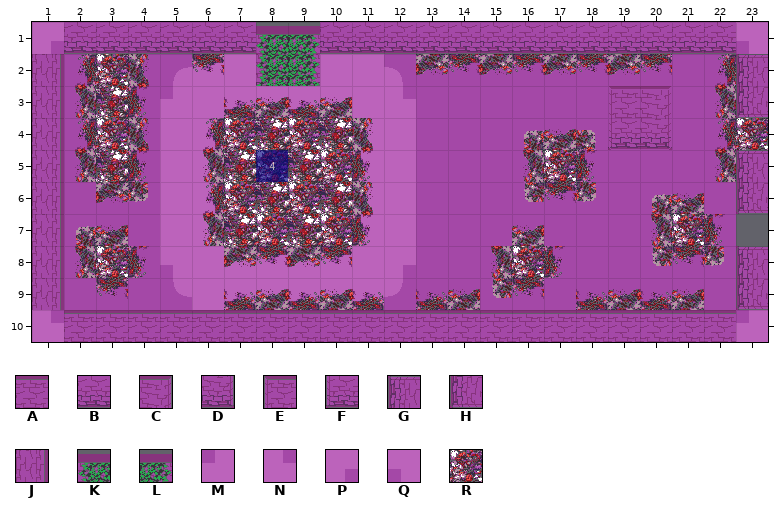
Two states of a Tiled map, bgs/maps/garbage_01.tmx. The picture above is the old version.
Cells are 32x32 px. Shown: x 1..23, y 1..10.
Key: from "garbage-cave01": A 1, B 2, C 3, D 4, E 5, F 6, G 7, H 9, J 12, K 13, L 15, M 21, N 22, P 23, Q 24, R 26.
_ is an empty cell.
Layers that did not change in this view are not listed.
Layer "colliders" before, first column x 1:
 1 PBBBBBBKLBBBBBBBBBBBBBQ
 2 J_____________________G
 3 J_________________EC__H
 4 J_________________FD__R
 5 J_____________________G
 6 J_____________________H
 7 J______________________
 8 J_____________________G
 9 J_____________________H
10 NAAAAAAAAAAAAAAAAAAAAAM
Once edited:
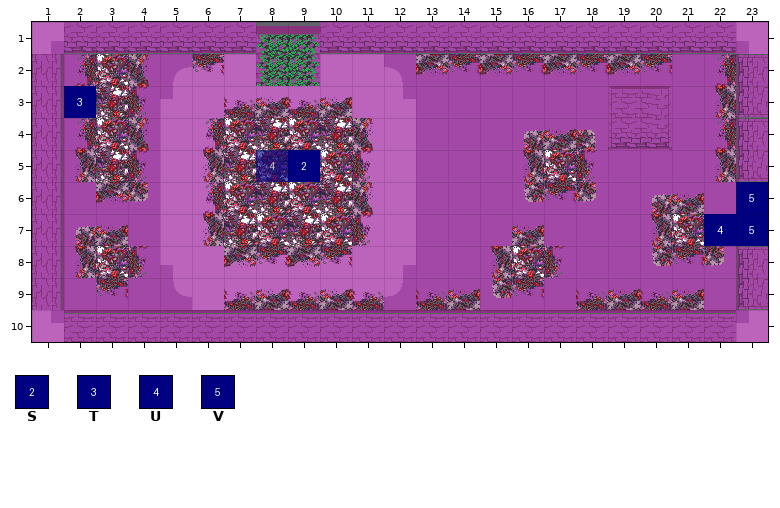
Further tiles: from "blue-labels": S 1, T 2, U 3, V 4.
Tiles of an added or newly shown layer are drawn over the layers below it.
What changed:
Layer "colliders":
The author changed tile R to tile G in row 4 at x 23.
The author changed tile G to tile H in row 5 at x 23.
Tile H is gone in row 6 at x 23.
Layer "actions" (now shown):
Tile S now appears in row 5 at x 9.
Tile T now appears in row 3 at x 2.
Tile U now appears in row 7 at x 22.
Tile V now appears in rows 6 to 7 at x 23.
Boxes around the changes in both pictures, in picture pixels (x1, y1, x2, y2):
added: (64, 86, 96, 118)
changed: (704, 118, 768, 246)
added: (288, 150, 320, 182)
